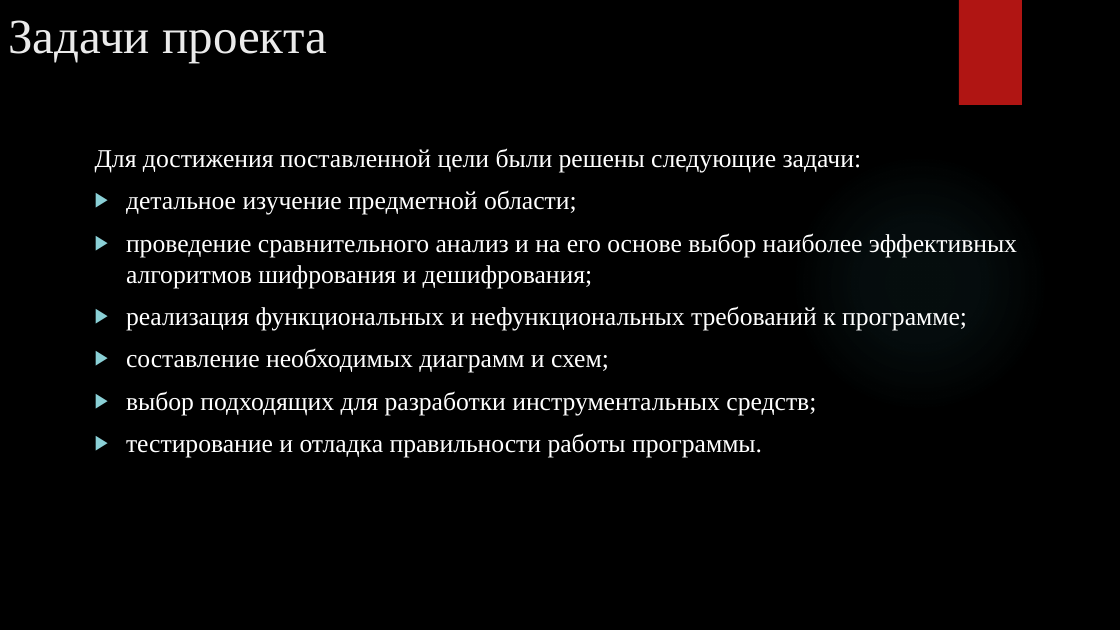
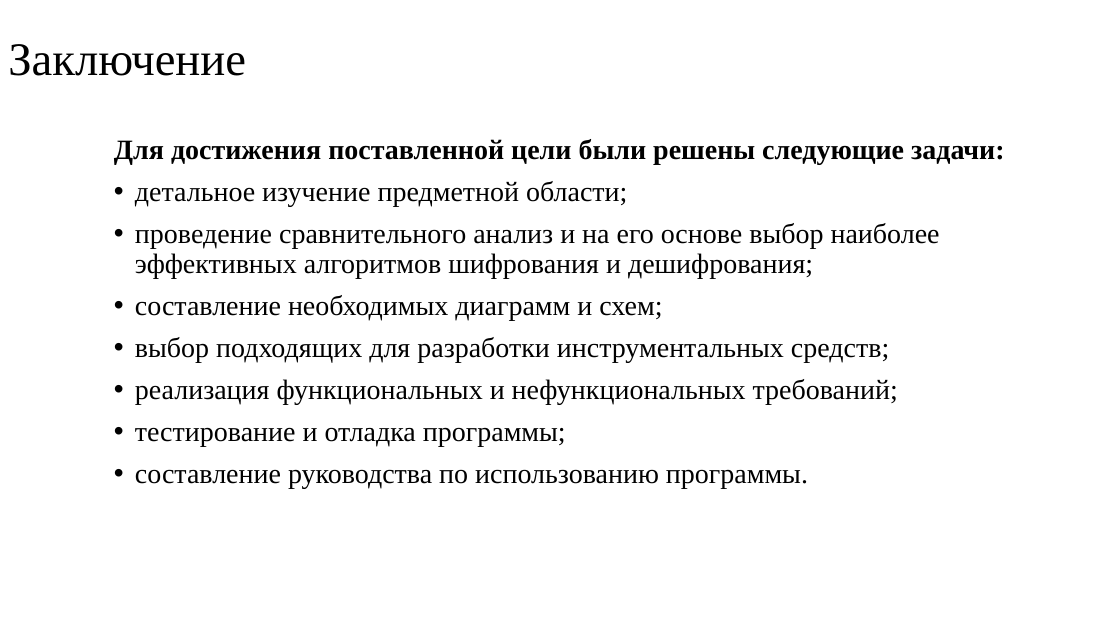
Before and after one commit to AlexeyChernikov/CryptographicApplication, a slide deck: slide 10 of Documentation/Презентация к защите.pptx (slide 3 before the commit). Drawn at 1120x630 pixels with LibreOffice and Linux fonts; fonts in the diff are those of the drawing; background and template pictures are left out. Boxes give left, top, right and bottom in pixels: in the first picture for what was removed or moved away, otherwise in the second. Text is boxed around its words. In the diff, an @@ line names an element or a change of style, - is before the commit and + after.

```diff
--- a/Documentation/Презентация к защите.pptx
+++ b/Documentation/Презентация к защите.pptx
@@ background picture (left out) to #FFFFFF @@
@@ title removed at [8, 20, 327, 63] @@
-Задачи проекта
@@ rectangle removed at [959, 0, 1022, 105] @@
@@ title added at [8, 44, 246, 76], 40 pt, text #000000 @@
+Заключение
@@ text "Для достижения поставленной цели были ...": place and size @@
-text "Для достижения поставленной цели были ..." at [95, 148, 1017, 458]
+text "Для достижения поставленной цели были ..." at [114, 139, 1005, 488]
@@ text at [114, 139, 1005, 363]: size 22 to 24 pt, text colour #FFFFFF to #000000 in "Для достижения поставленной цели были решены следующие ...", "детальное изучение предметной области;", "проведение сравнительного анализ и на его основе ...", "составление необходимых диаграмм и схем;" and 1 more places; bold on in "Для достижения поставленной цели были решены следующие ..."; line spacing 1 to 0.9; bullet ▶ to • @@
@@ ellipse removed at [791, 154, 1049, 413] @@
@@ text at [126, 306, 967, 331]: paragraph removed @@
-▶ реализация функциональных и нефункциональных требований к программе;
@@ text at [135, 379, 898, 488]: text changed; size 22 to 24 pt; text colour #FFFFFF to #000000 @@
-▶ тестирование и отладка правильности работы программы.
+• реализация функциональных и нефункциональных требований;
+• тестирование и отладка программы;
+• составление руководства по использованию программы.
```
Also in this commit, not shown: 7 other slides changed, 3 slides added, 2 slides removed.
